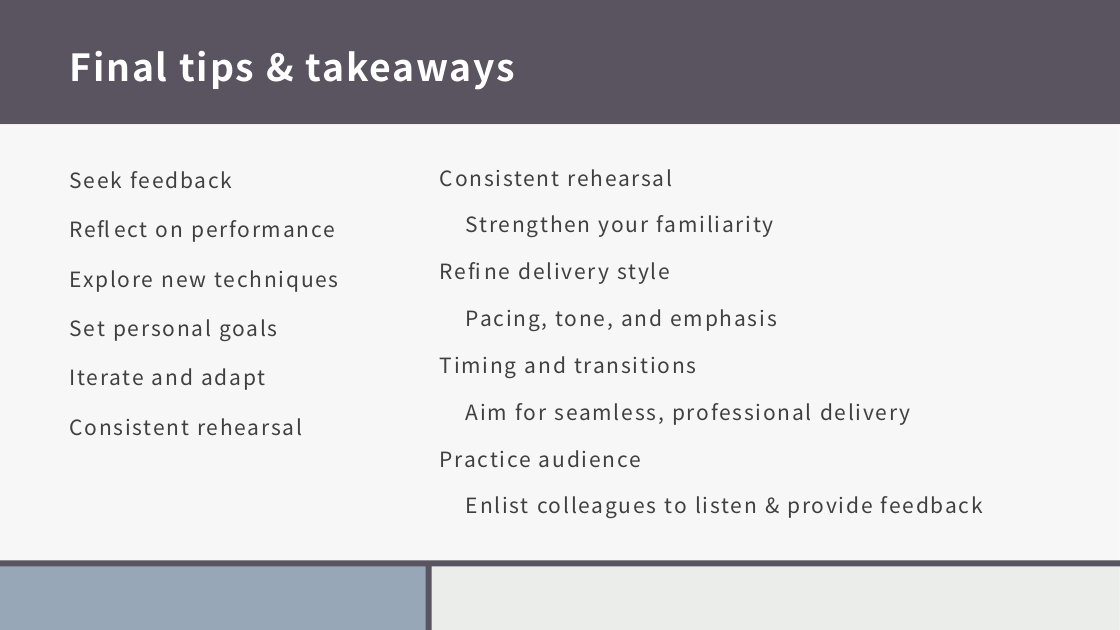
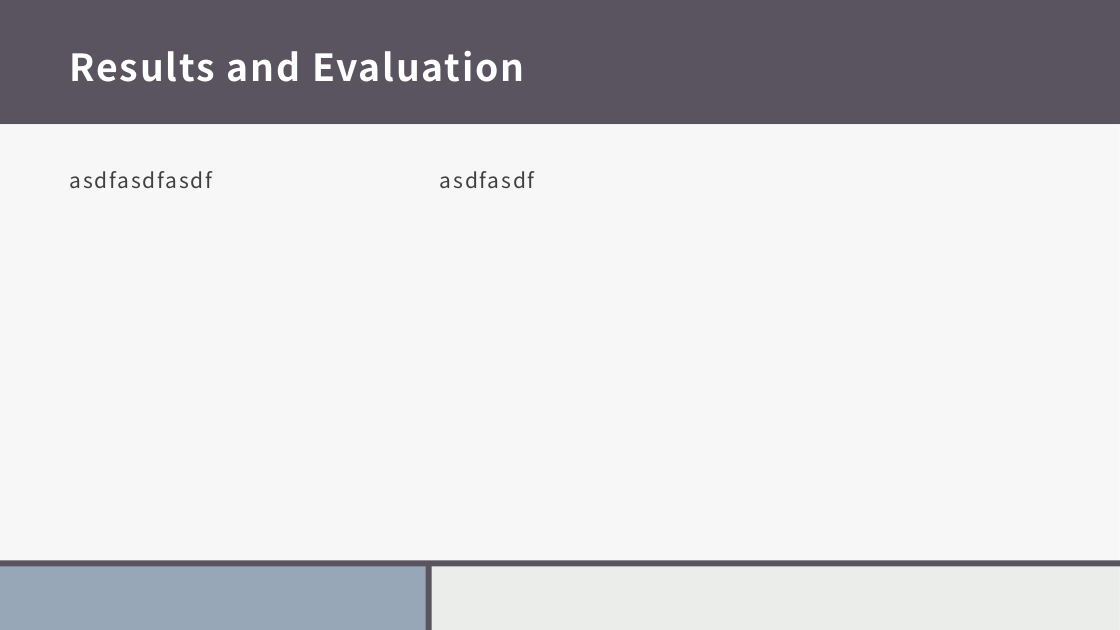
Before and after one commit to shmorhunmsds/ml_final_project, a slide deck: slide 10 of presentation.pptx (slide 11 before the commit). Drawn at 1120x630 pixels with LibreOffice and Linux fonts; fonts in the diff are those of the drawing. Boxes give left, top, right and bottom in pixels: in the first picture for what was removed or moved away, otherwise in the second. Text is boxed around its words. In the diff, an @@ line names an element or a change of style, - is before the commit and + after.

```diff
--- a/presentation.pptx
+++ b/presentation.pptx
@@ title at box(70, 51, 524, 82): text changed @@
-Final tips & takeaways
+Results and Evaluation
@@ text at box(70, 171, 213, 188): text changed @@
-Seek feedback
-Reflect on performance
-Explore new techniques
-Set personal goals
-Iterate and adapt
-Consistent rehearsal
+asdfasdfasdf
@@ text at box(440, 171, 535, 188): text changed @@
-Consistent rehearsal
-  Strengthen your familiarity
-Refine delivery style
-  Pacing, tone, and emphasis
-Timing and transitions
-  Aim for seamless, professional delivery
-Practice audience
-  Enlist colleagues to listen & provide feedback
+asdfasdf
```
Also in this commit, not shown: 3 other slides changed, 7 slides added, 8 slides removed.
